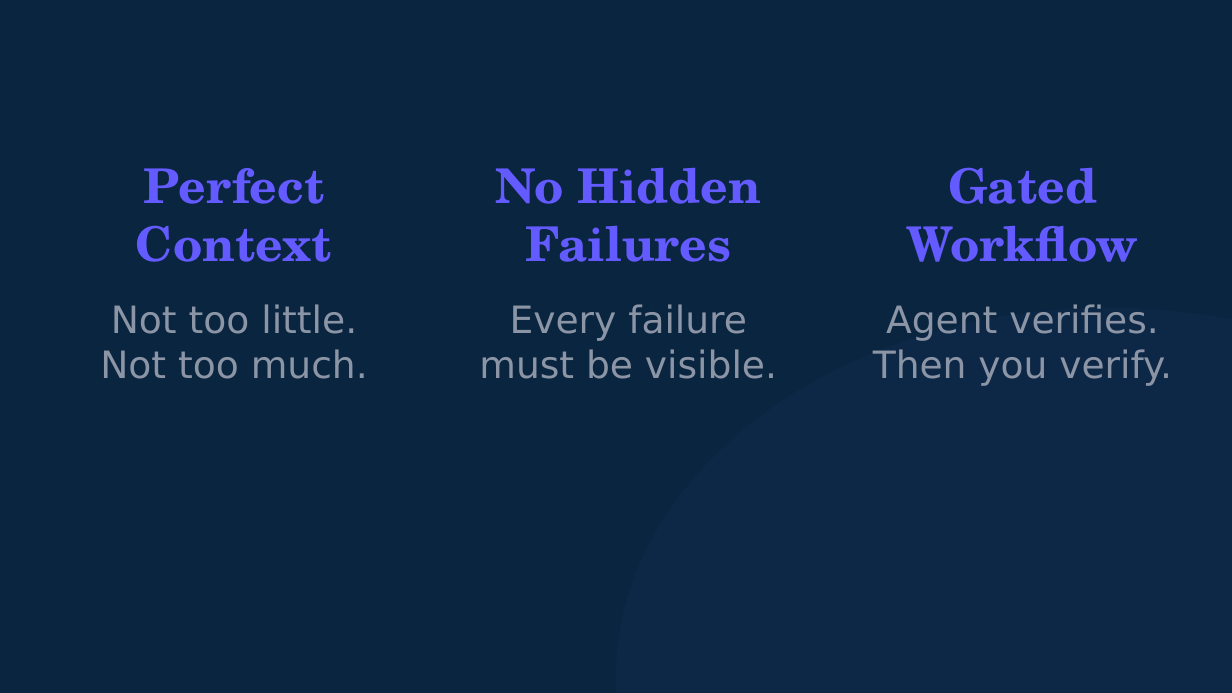
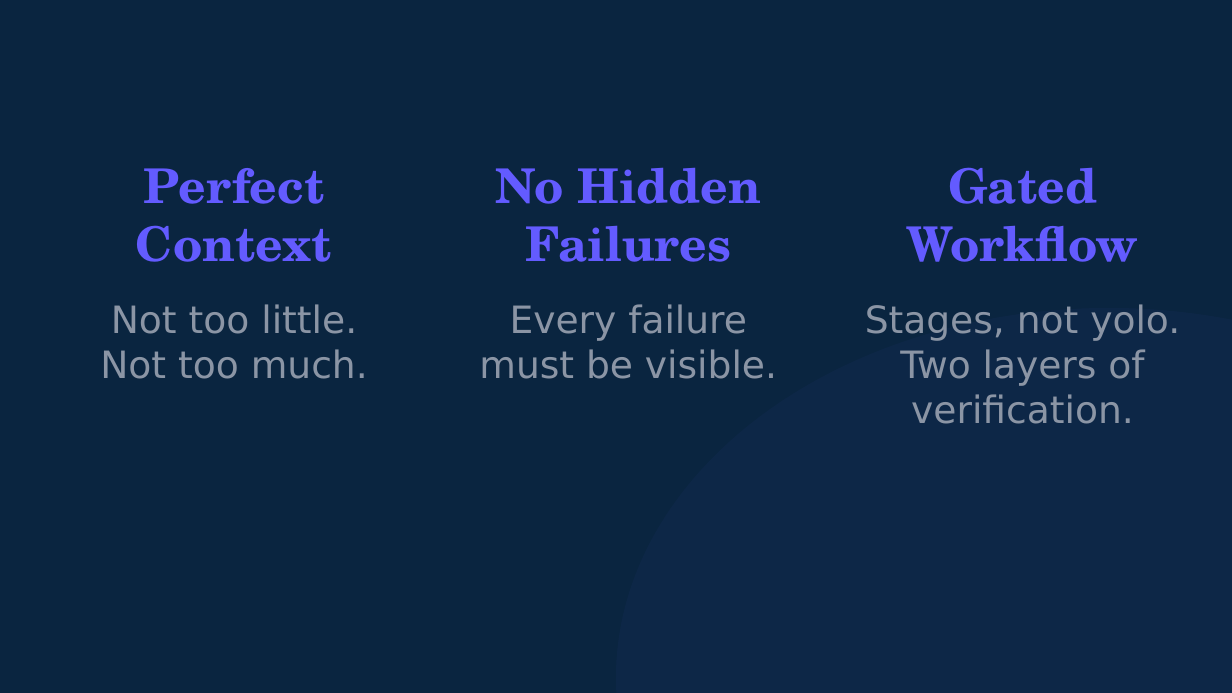
Before and after one commit to michaelengland/ai-best-practices, a slide deck: slide 25 of decks/builder/builder.pptx (slide 23 before the commit). Drawn at 1232x693 pixels with LibreOffice and Linux fonts; fonts in the diff are those of the drawing. Boxes give left, top, right and bottom in pixels: in the first picture for what was removed or moved away, otherwise in the second. Text is boxed around its words. In the diff, an @@ line names an element or a change of style, - is before the commit and + after.

```diff
--- a/decks/builder/builder.pptx
+++ b/decks/builder/builder.pptx
@@ text at <box>865,304,1180,424</box>: text changed @@
-Agent verifies.
-Then you verify.
+Stages, not yolo.
+Two layers of verification.
```
Also in this commit, not shown: 5 other slides changed, 12 slides added, 5 slides removed, 6 other files.
